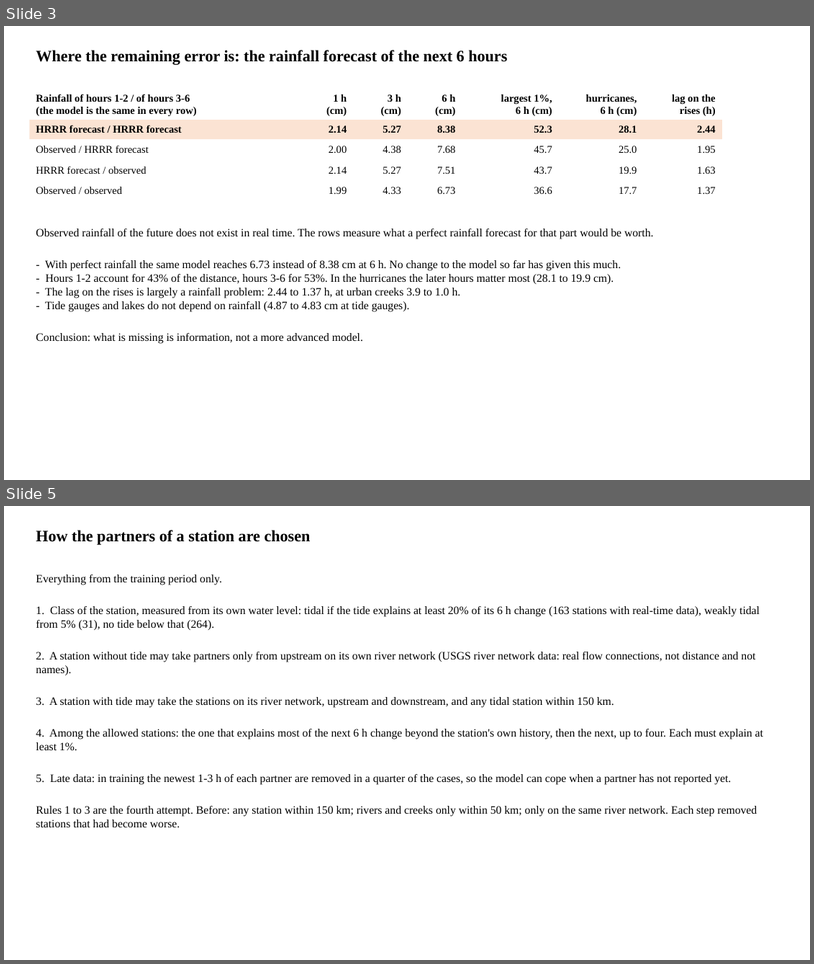
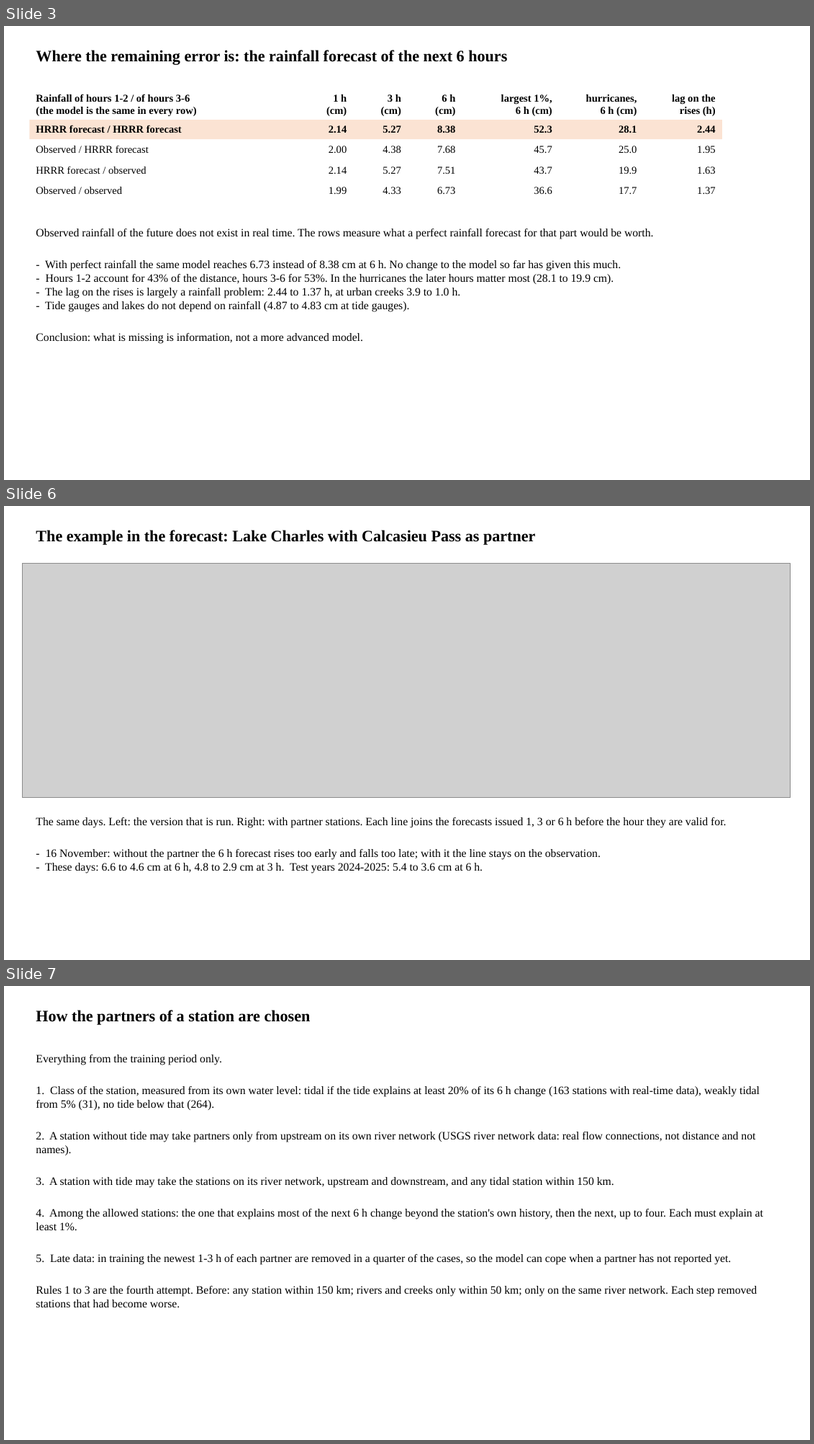
Before and after one commit to LaurenW1997/subdomainLSTM, a slide deck: deliverables/34_since_meeting.pptx. Shown one above the other, each under a label of ours: slides 3 and 5 before the commit, slides 3, 6 and 7 after it; the slides between them are not shown. The pictures are 814x964 and 814x1444 pixels, drawn with LibreOffice and Linux fonts; fonts in the diff are those of the drawing; grey boxes stand for pictures. Boxes give left, top, right and bottom in pixels: in the first picture for what was removed or moved away, otherwise in the second. Text is boxed around its words. In the diff, an @@ line names an element or a change of style, - is before the commit and + after.

```diff
--- a/deliverables/34_since_meeting.pptx
+++ b/deliverables/34_since_meeting.pptx
@@ slide 6 added at [4, 506, 810, 960], background #FFFFFF @@
@@ text added at [36, 530, 535, 545], 19 pt, text #000000, bold @@
+The example in the forecast: Lake Charles with Calcasieu Pass as partner
@@ picture added at [22, 564, 790, 798] @@
@@ text added at [36, 817, 726, 873], 13.5 pt, text #000000 @@
+The same days. Left: the version that is run. Right: with partner stations. Each line joins the forecasts issued 1, 3 or 6 h before the hour they are valid for.
+- 16 November: without the partner the 6 h forecast rises too early and falls too late; with it the line stays on the observation.
+- These days: 6.6 to 4.6 cm at 6 h, 4.8 to 2.9 cm at 3 h. Test years 2024-2025: 5.4 to 3.6 cm at 6 h.
@@ what was slide 5 is now slide 7 @@
```
Also in this commit, not shown: 2 slides changed, 1 other slide added, 1 slide removed, 5 other files.
